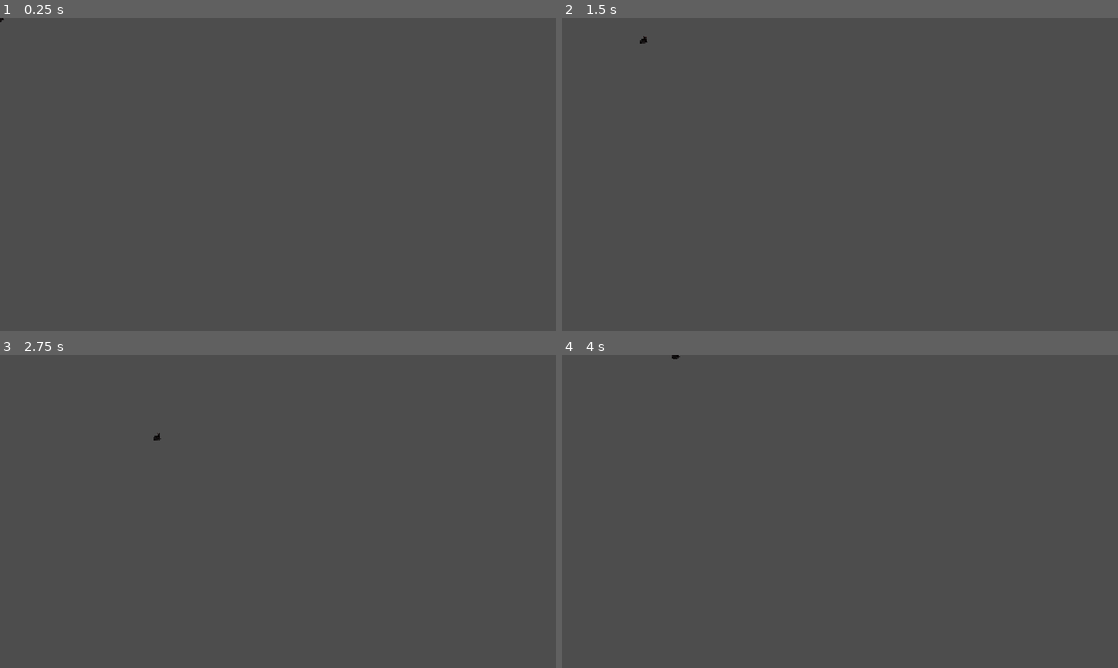
Above: before the commit, frames 1-4 (two rows, left to right).
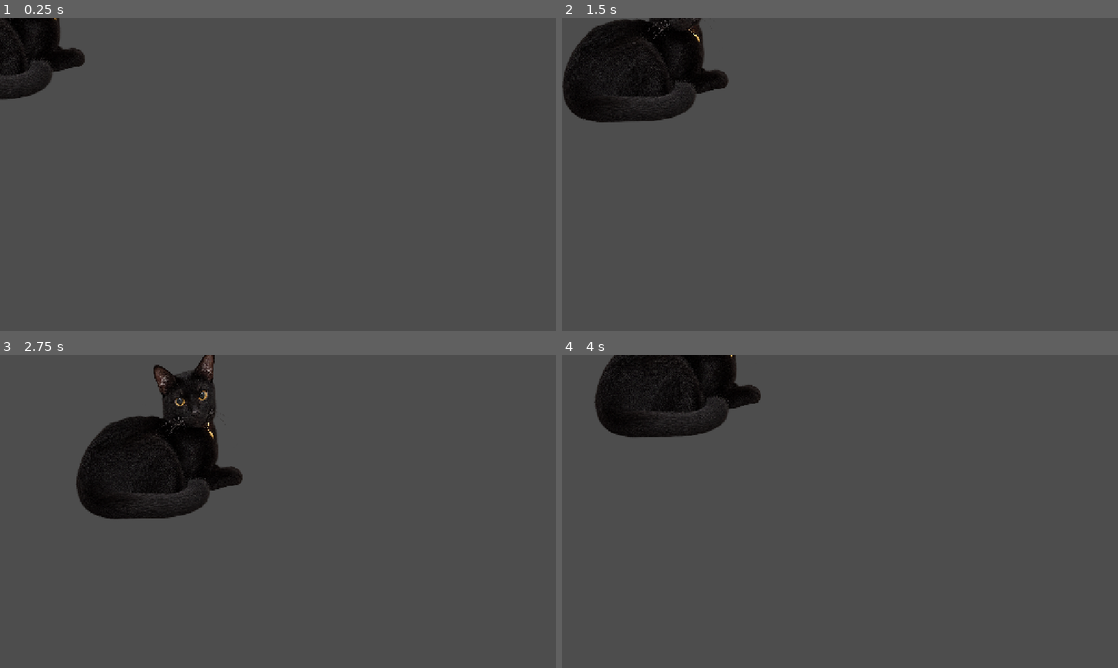
Above: after the commit, the same moments.

Repository: CAHSI-Game-Studios/CGS-project
Game: Godot game, scene res://Scenes/PlayerScene.tscn
The game is run twice, just before and just after one commit, with the same random seed, the same clock (stepped at 60 frames per second) and the same inputs. This scene is started directly instead of the project's main scene.
Inputs:
- Up to frame 1 (0.25 s): no input
- Up to frame 2 (1.5 s): tap Enter at 0.5 s; hold D (move_right) 0.53-1.28 s; hold S (move_down) from 1.28 s (still down)
- Up to frame 3 (2.75 s): release S (move_down) at 2.03 s; hold D (move_right) from 2.03 s (still down)
- Up to frame 4 (4 s): release D (move_right) at 2.78 s; hold W (move_up) 2.78-3.53 s; hold A (move_left) from 3.53 s (still down)

The runs differ from the first frame. In frame 1, 2.8% of the frame differs, in the area x 0-16%, y 0-27%; in frame 2, 7.5%; in frame 3, 9.0%, in the area x 13-44%, y 0-53%; in frame 4, 6.3%.

Commit message:
change size

Diff:
--- a/src/Scenes/PlayerScene.tscn
+++ b/src/Scenes/PlayerScene.tscn
@@ -6,6 +6,7 @@
 [sub_resource type="RectangleShape2D" id="RectangleShape2D_bhunq"]
 
 [node name="Player" type="CharacterBody2D" unique_id=1423827142]
+scale = Vector2(20, 20)
 script = ExtResource("1_mhyra")
 
 [node name="CollisionShape2D" type="CollisionShape2D" parent="." unique_id=1428331944]
